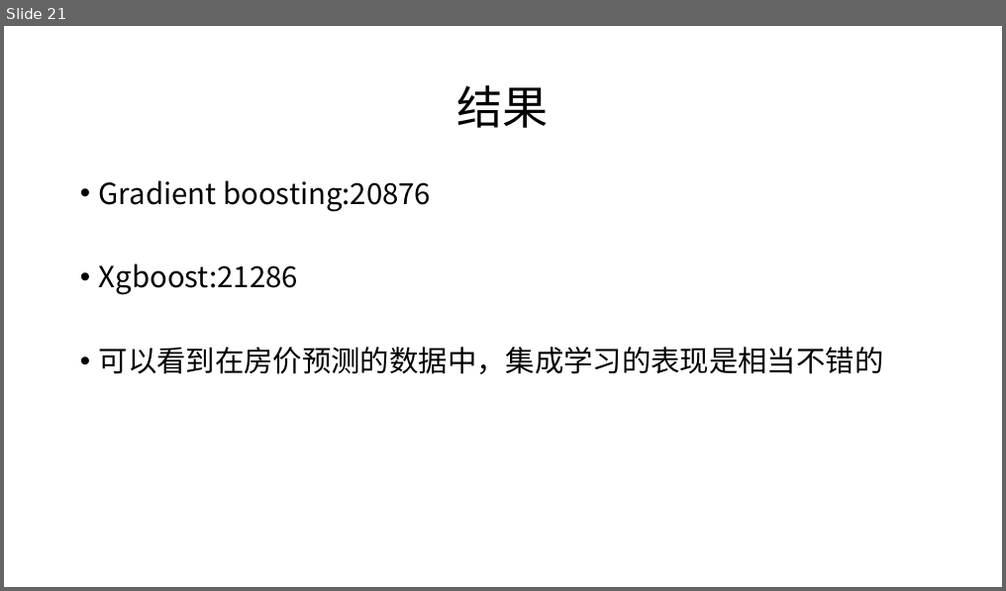
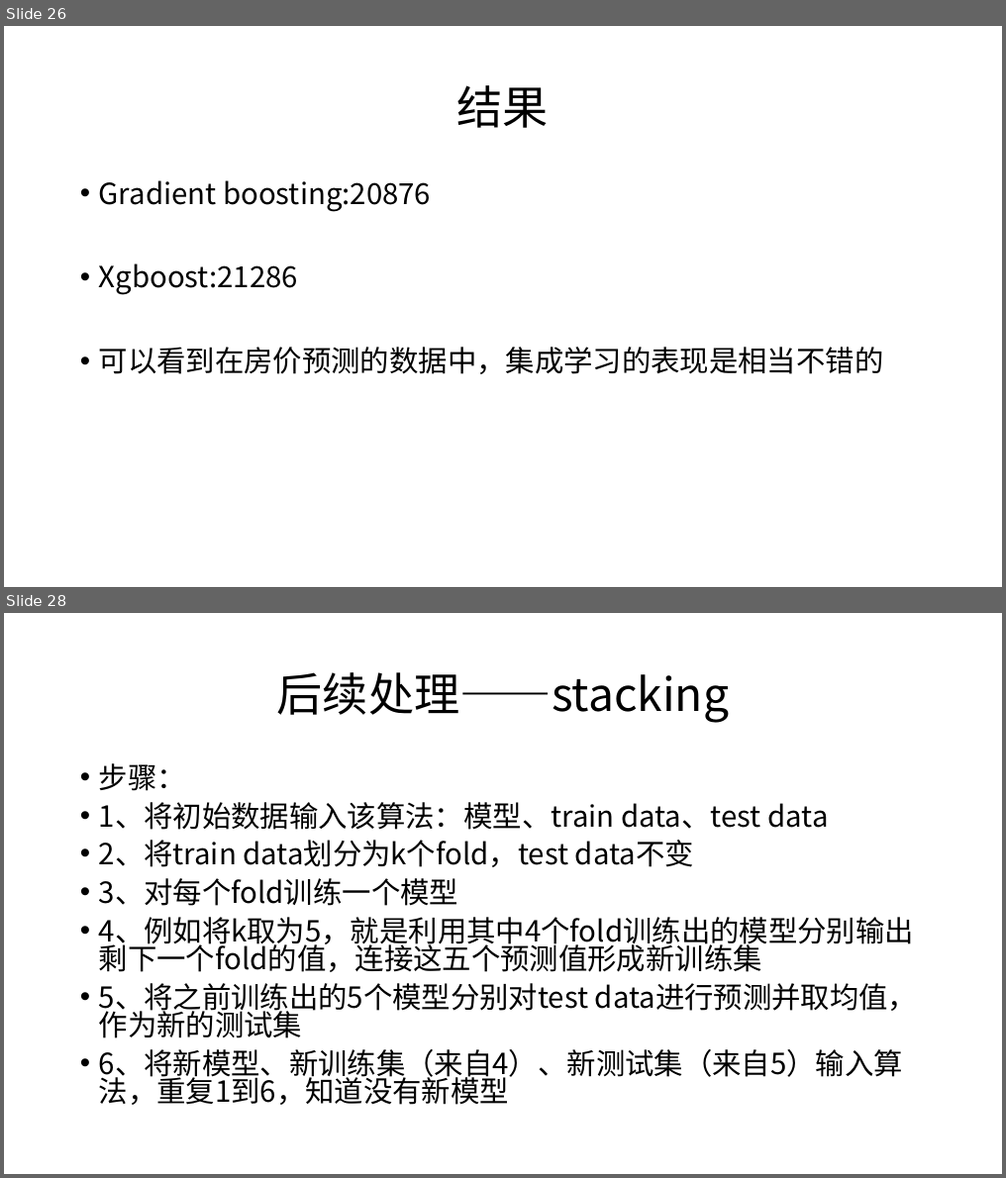
Before and after one commit to LZKPKU/-, a slide deck: 期末报告.pptx. Shown one above the other, each under a label of ours: slide 21 before the commit, slides 26 and 28 after it; the slides between them are not shown. The pictures are 1006x591 and 1006x1178 pixels, drawn with LibreOffice and Linux fonts; fonts in the diff are those of the drawing. Boxes give left, top, right and bottom in pixels: in the first picture for what was removed or moved away, otherwise in the second. Text is boxed around its words. In the diff, an @@ line names an element or a change of style, - is before the commit and + after.

```diff
--- a/期末报告.pptx
+++ b/期末报告.pptx
@@ slide 28 added at (4, 613, 1002, 1174), background #FFFFFF @@
@@ title added at (277, 672, 729, 723), 44 pt, text #000000 @@
+后续处理——stacking
@@ text added at (99, 763, 917, 1105), 28 pt, text #000000 @@
+• 步骤：
+• 1、将初始数据输入该算法：模型、train data、test data
+• 2、将train data划分为k个fold，test data不变
+• 3、对每个fold训练一个模型
+• 4、例如将k取为5，就是利用其中4个fold训练出的模型分别输出剩下一个fold的值，连接这五个预测值形成新训练集
+• 5、将之前训练出的5个模型分别对test data进行预测并取均值，作为新的测试集
+• 6、将新模型、新训练集（来自4）、新测试集（来自5）输入算法，重复1到6，知道没有新模型
@@ what was slide 21 is now slide 26 @@
```
Also in this commit, not shown: 21 slides changed, 5 other slides added.
